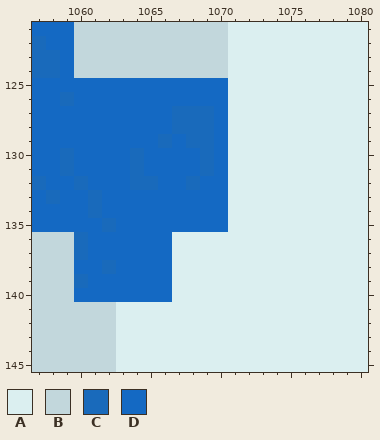
One commit to this pixel-art file: Assets/Aseprite/RoughBG9.aseprite. This is how it looked before the edit.
1280x800 pixels, 1 frame. Colours within 5 levels of each other are drawn and written as one. Shown: x 1057..1080, y 121..145. The commit also changed other parts of the picture, which this record leaves out.
Palette (. is transparent): A #dbeff0  B #c2d7dc  C #196abb  D #1469c3
Pixels before, first column x 1057:
121 DDDBBBBBBBBBBBAAAAAAAAAA
122 CDDBBBBBBBBBBBAAAAAAAAAA
123 CCDBBBBBBBBBBBAAAAAAAAAA
124 CCDBBBBBBBBBBBAAAAAAAAAA
125 DDDDDDDDDDDDDDAAAAAAAAAA
126 DDCDDDDDDDDDDDAAAAAAAAAA
127 DDDDDDDDDDCCCDAAAAAAAAAA
128 DDDDDDDDDDCCCDAAAAAAAAAA
129 DDDDDDDDDCDCCDAAAAAAAAAA
130 DDCDDDDCDDDDCDAAAAAAAAAA
131 DDCDDDDCDDDDCDAAAAAAAAAA
132 CDDCDDDCCDDCDDAAAAAAAAAA
133 DCDDCDDDDDDDDDAAAAAAAAAA
134 DDDDCDDDDDDDDDAAAAAAAAAA
135 DDDDDCDDDDDDDDAAAAAAAAAA
136 BBBCDDDDDDAAAAAAAAAAAAAA
137 BBBCDDDDDDAAAAAAAAAAAAAA
138 BBBDDCDDDDAAAAAAAAAAAAAA
139 BBBCDDDDDDAAAAAAAAAAAAAA
140 BBBDDDDDDDAAAAAAAAAAAAAA
141 BBBBBBAAAAAAAAAAAAAAAAAA
142 BBBBBBAAAAAAAAAAAAAAAAAA
143 BBBBBBAAAAAAAAAAAAAAAAAA
144 BBBBBBAAAAAAAAAAAAAAAAAA
145 BBBBBBAAAAAAAAAAAAAAAAAA
After:
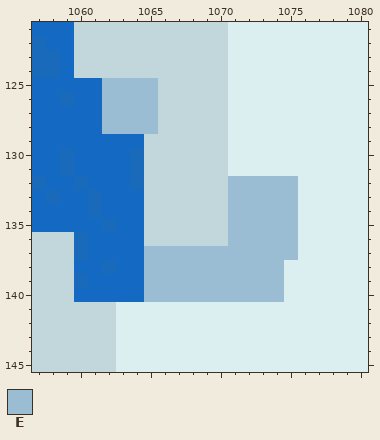
Colours new in this view: E #9abdd3
Difference:
y 125..126: x 1062..1070 DDDDDDDDD -> EEEEBBBBB
y 127..128: x 1062..1070 DDDDDCCCD -> EEEEBBBBB
y 129: x 1065..1070 DCDCCD -> BBBBBB
y 130..131: x 1065..1070 DDDDCD -> BBBBBB
y 132: x 1065..1075 CDDCDDAAAAA -> BBBBBBEEEEE
y 133..135: x 1065..1075 DDDDDDAAAAA -> BBBBBBEEEEE
y 136: x 1065..1075 DDAAAAAAAAA -> BBBBBBEEEEE
y 137: x 1065..1075 DDAAAAAAAAA -> EEEEEEEEEEE
y 138..140: x 1065..1074 DDAAAAAAAA -> EEEEEEEEEE
Boxes around the changes in both pictures, in picture pixels (x1, y1, x2, y2):
changed: (102, 78, 298, 302)
